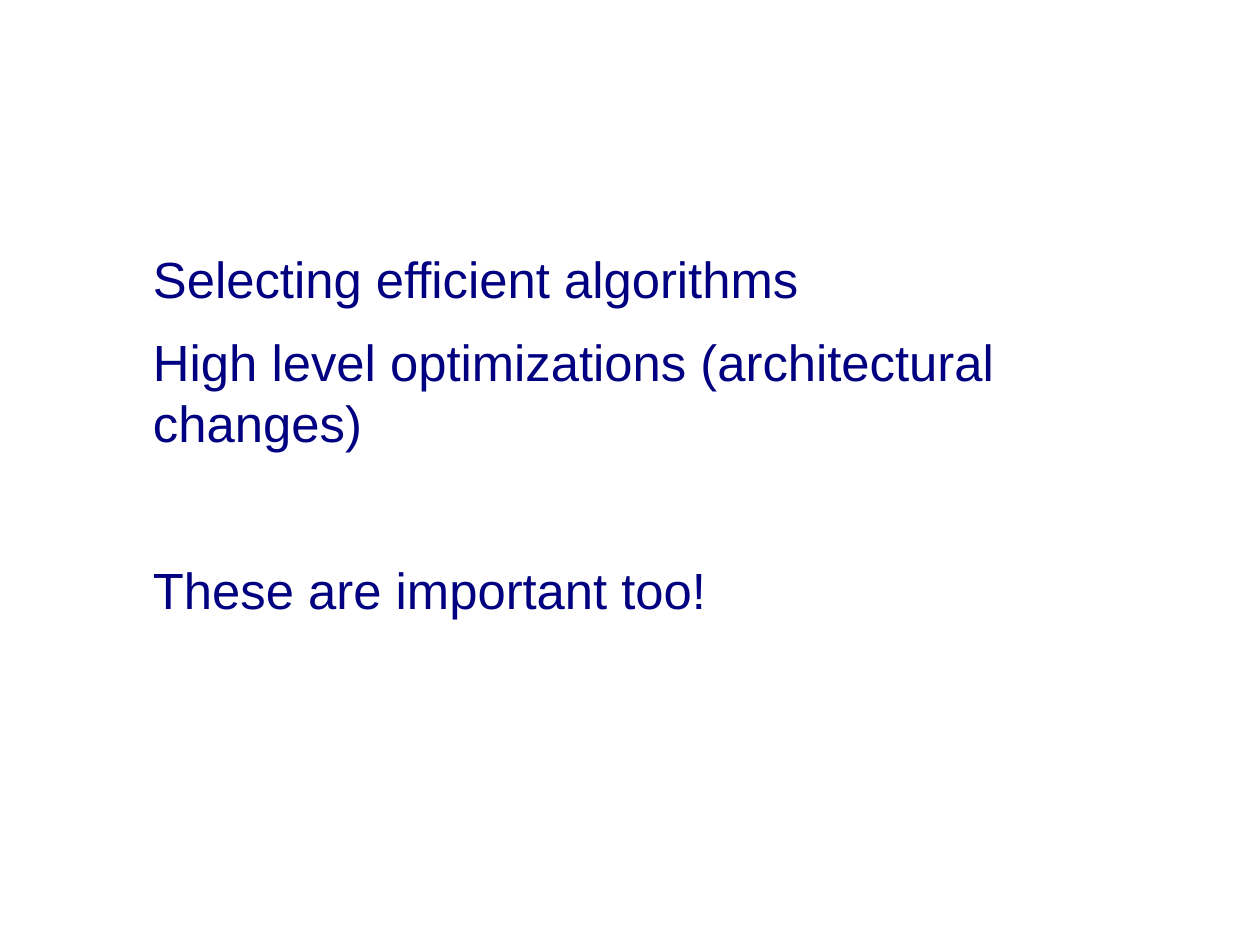
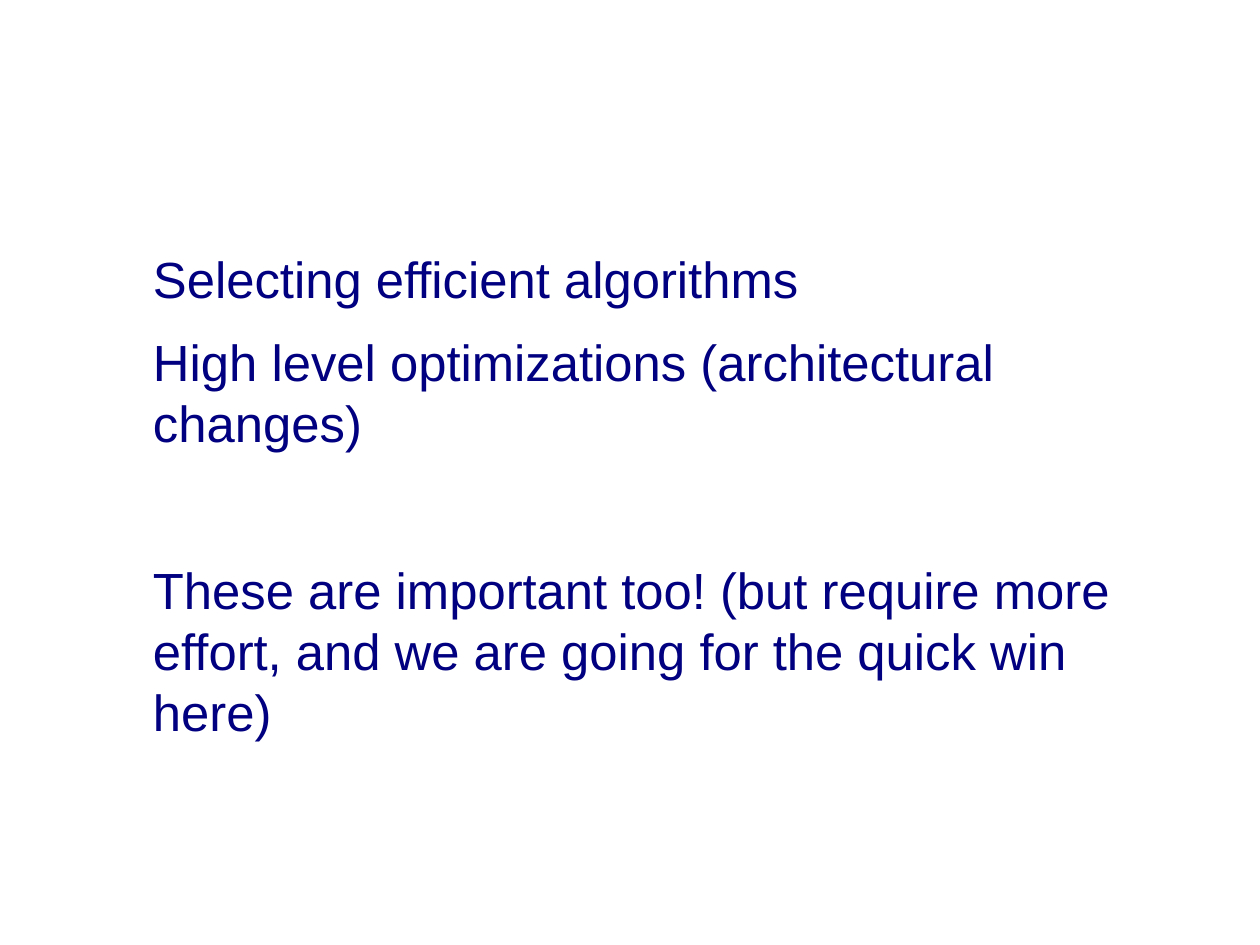
Before and after one commit to weijanlin/hype-free, a slide deck: slide 5 of java-perfopt-201003/java-perf-201003.odp. Drawn at 1260x945 pixels with LibreOffice and Linux fonts; fonts in the diff are those of the drawing; background and template pictures are left out. Boxes give left, top, right and bottom in pixels: in the first picture for what was removed or moved away, otherwise in the second. Text is boxed around its words. In the diff, an @@ line names an element or a change of style, - is before the commit and + after.

```diff
--- a/java-perfopt-201003/java-perf-201003.odp
+++ b/java-perfopt-201003/java-perf-201003.odp
@@ text at (153, 572, 1110, 742): text changed @@
-● These are important too!
+● These are important too! (but require more effort, and we are going for the quick win here)
```
Also in this commit, not shown: 5 other slides changed, 10 slides added, 1 other file.
